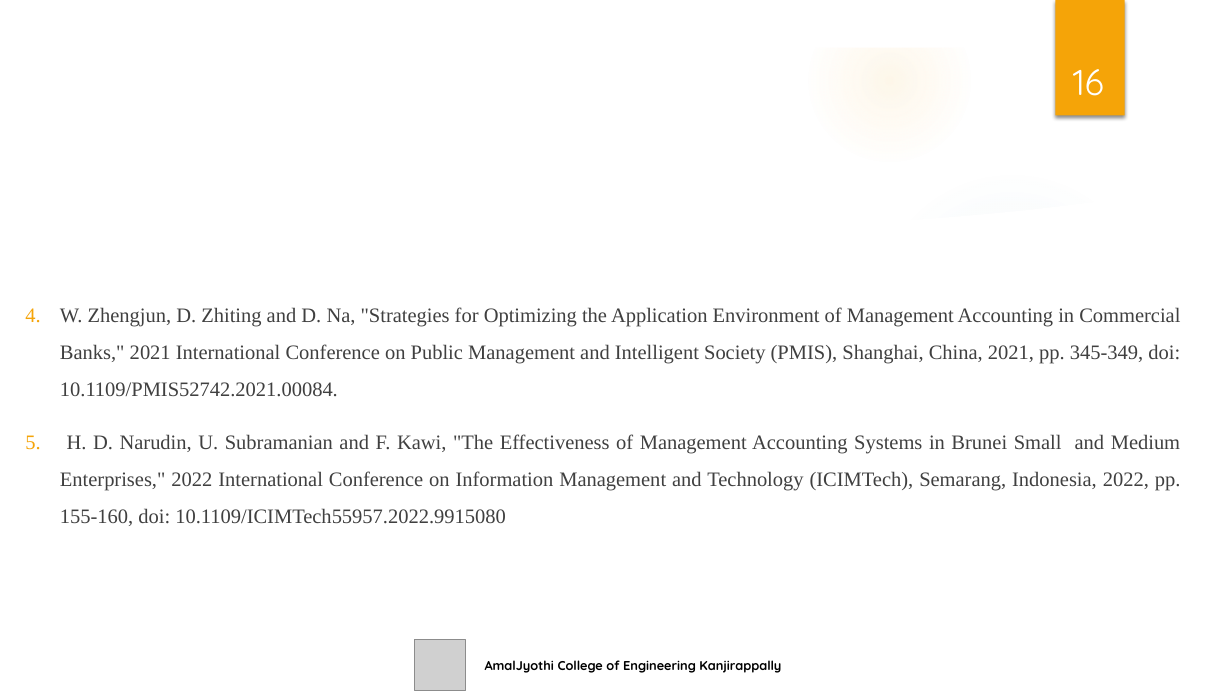
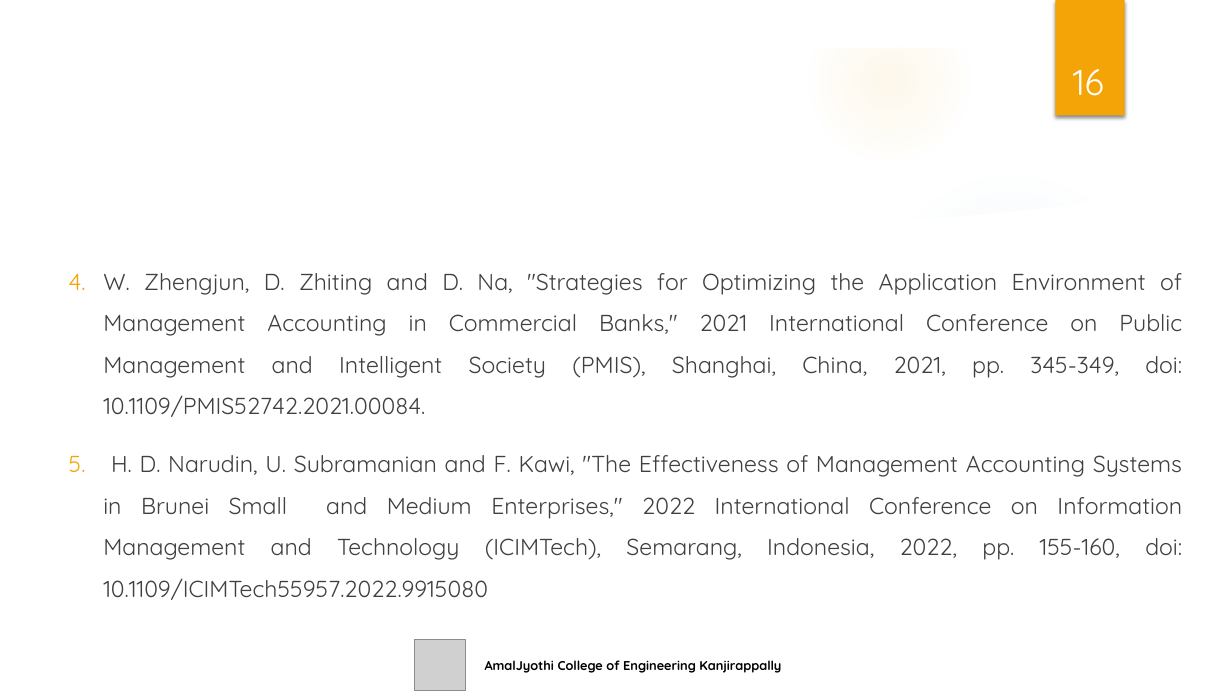
Before and after one commit to Abhinandks06/Multi_service_provider, a slide deck: slide 16 of multiserviceprovider/seminar/Seminar_Presentataion.pptx. Drawn at 1232x693 pixels with LibreOffice and Linux fonts; fonts in the diff are those of the drawing; grey boxes stand for pictures; background and template pictures are left out. Boxes give left, top, right and bottom in pixels: in the first picture for what was removed or moved away, otherwise in the second. Text is boxed around its words. In the diff, an @@ line names an element or a change of style, - is before the commit and + after.

```diff
--- a/multiserviceprovider/seminar/Seminar_Presentataion.pptx
+++ b/multiserviceprovider/seminar/Seminar_Presentataion.pptx
@@ text "W. Zhengjun, D. Zhiting and ...": place and size @@
-text "W. Zhengjun, D. Zhiting and ..." at [60,307,1181,526]
+text "W. Zhengjun, D. Zhiting and ..." at [103,273,1182,560]
@@ text "W. Zhengjun, D. Zhiting and ..." at [103,273,1182,560]: size 16 to 18 pt, font Times New Roman to Quicksand @@
```
Also in this commit, not shown: 6 other slides changed, 8 other files.
